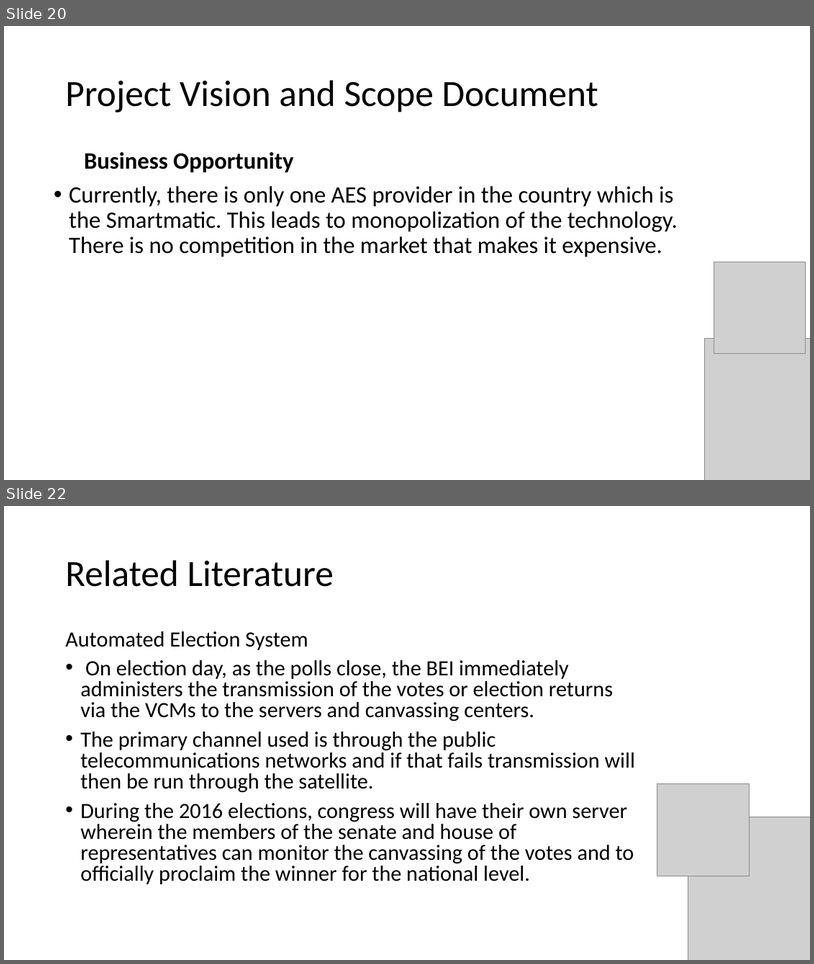
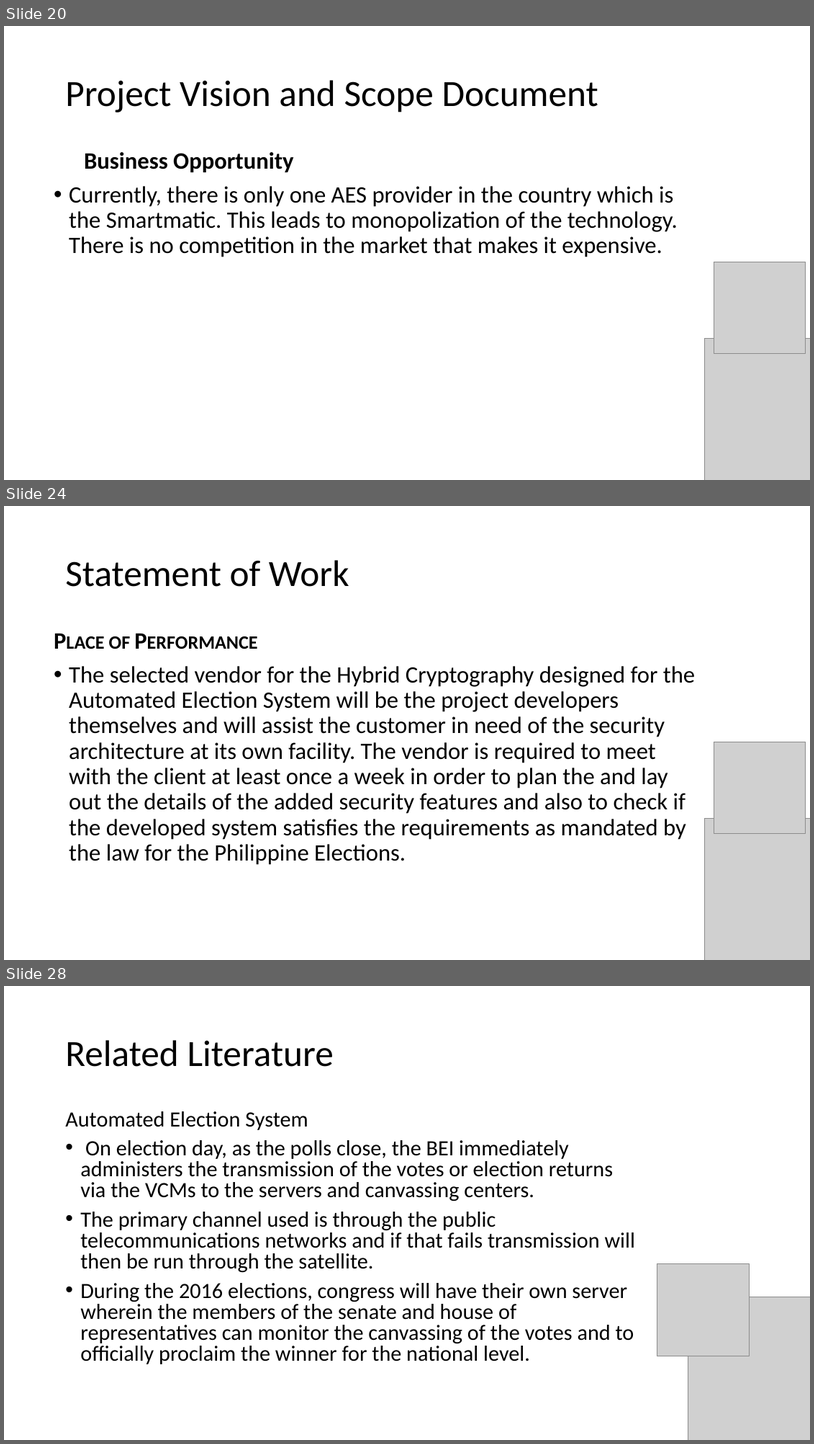
Before and after one commit to seans888/Project---Automate-Election, a slide deck: Documentation/Research Paper/AES ppt presentation.pptx. Shown one above the other, each under a label of ours: slides 20 and 22 before the commit, slides 20, 24 and 28 after it; the slides between them are not shown. The pictures are 814x964 and 814x1444 pixels, drawn with LibreOffice and Linux fonts; fonts in the diff are those of the drawing; grey boxes stand for pictures. Boxes give left, top, right and bottom in pixels: in the first picture for what was removed or moved away, otherwise in the second. Text is boxed around its words. In the diff, an @@ line names an element or a change of style, - is before the commit and + after.

```diff
--- a/Documentation/Research Paper/AES ppt presentation.pptx
+++ b/Documentation/Research Paper/AES ppt presentation.pptx
@@ slide 24 added at [4, 506, 810, 960], background #FFFFFF @@
@@ title added at [65, 560, 350, 587], 44 pt, text #000000 @@
+Statement of Work
@@ text added at [69, 636, 695, 865], 28 pt, text #000000 @@
+Place of Performance
+• The selected vendor for the Hybrid Cryptography designed for the Automated Election System will be the project developers themselves and will assist the customer in need of the security architecture at its own facility. The vendor is required to meet with the client at least once a week in order to plan the and lay out the details of the added security features and also to check if the developed system satisfies the requirements as mandated by the law for the Philippine Elections.
@@ picture added at [714, 742, 806, 834] @@
@@ picture added at [705, 818, 810, 960] @@
@@ what was slide 22 is now slide 28 @@
```
Also in this commit, not shown: 1 slide changed, 5 other slides added, 4 other files.
